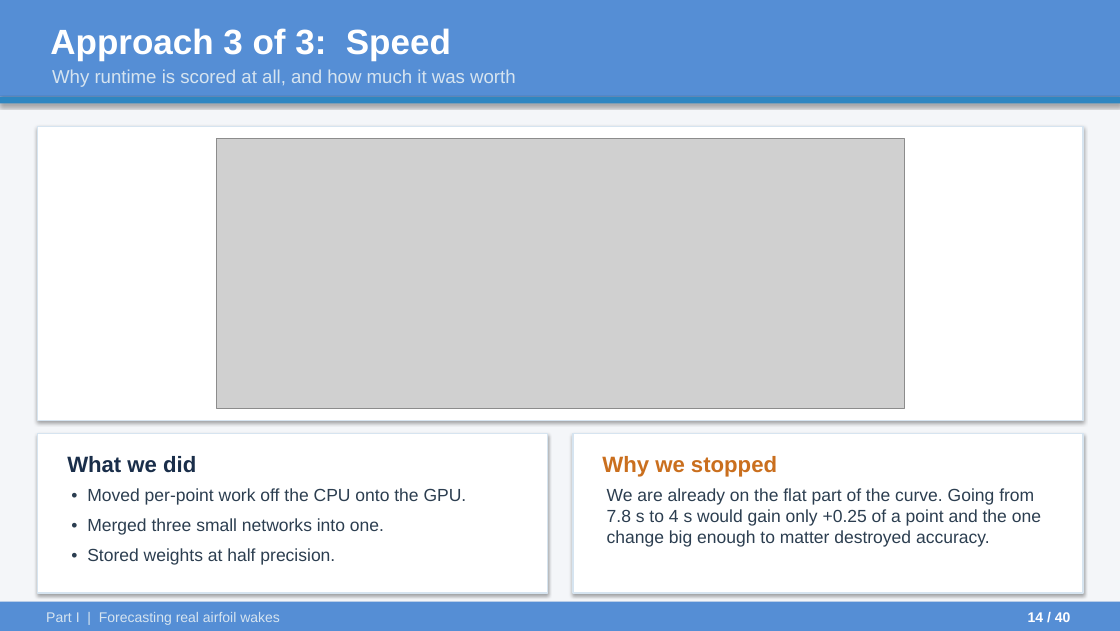
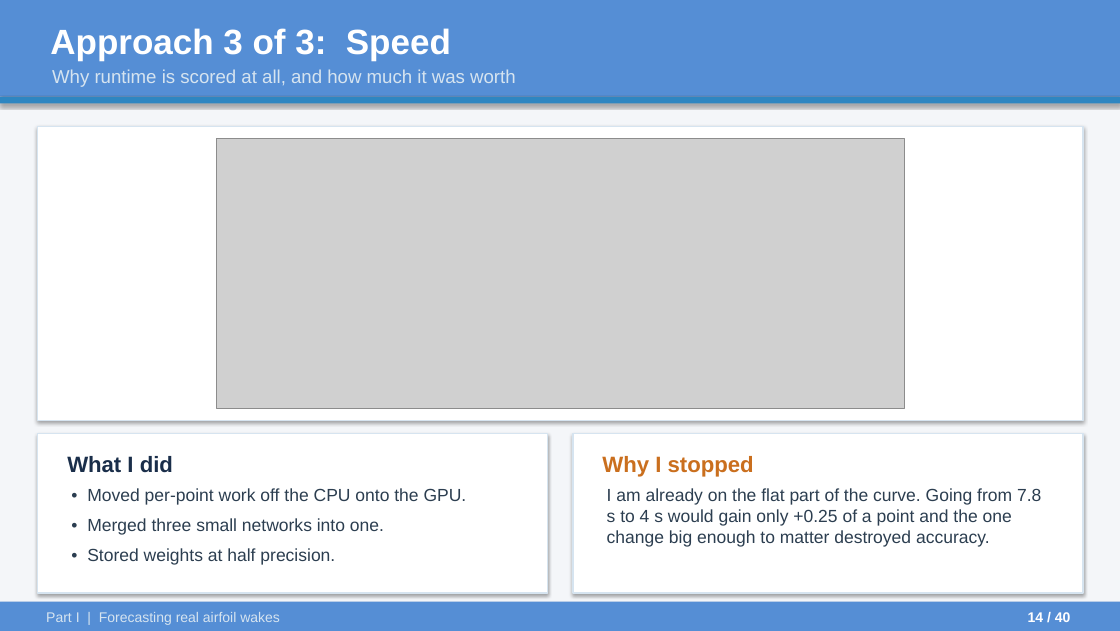
Before and after one commit to ARYAMANN7279/aurora-from-scratch-jax, a slide deck: slide 14 of UGP_Final/UGP_Final_Presentation.pptx. Drawn at 1120x631 pixels with LibreOffice and Linux fonts; fonts in the diff are those of the drawing; grey boxes stand for pictures. Boxes give left, top, right and bottom in pixels: in the first picture for what was removed or moved away, otherwise in the second. Text is boxed around its words. In the diff, an @@ line names an element or a change of style, - is before the commit and + after.

```diff
--- a/UGP_Final/UGP_Final_Presentation.pptx
+++ b/UGP_Final/UGP_Final_Presentation.pptx
@@ text at [67, 456, 173, 473]: text changed @@
-What we did
+What I did
@@ text at [602, 456, 754, 477]: text changed @@
-Why we stopped
+Why I stopped
@@ text at [607, 488, 1041, 547]: text changed @@
-We are already on the flat part of the curve. Going from 7.8 s to 4 s would gain only +0.25 of a point and the one change big enough to matter destroyed accuracy.
+I am already on the flat part of the curve. Going from 7.8 s to 4 s would gain only +0.25 of a point and the one change big enough to matter destroyed accuracy.
```
Also in this commit, not shown: 19 other slides changed, 2 other files.
